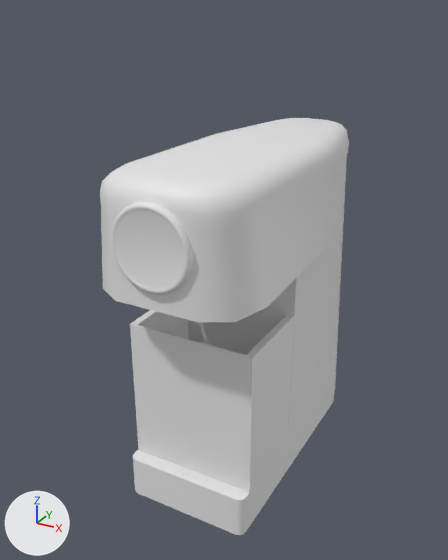
A saved change to the FBX model Assets/_Main/Models/Item/CoffeeMachine.fbx.
Both versions are drawn from a camera (50 mm lens) standing at (0.304, -0.623, 0.532) and looking at (-0.024, -0.028, 0.235). The axes (+X, +Y, +Z) are drawn at lower left. The lights are the same throughout. Where no turn or scale is listed for an object, it has been applied to the vertices.

Names of what the first picture shows: 'CoffeeMachine', 'CoffeeMachineDoor_L', 'CoffeeMachineDoor_R'.
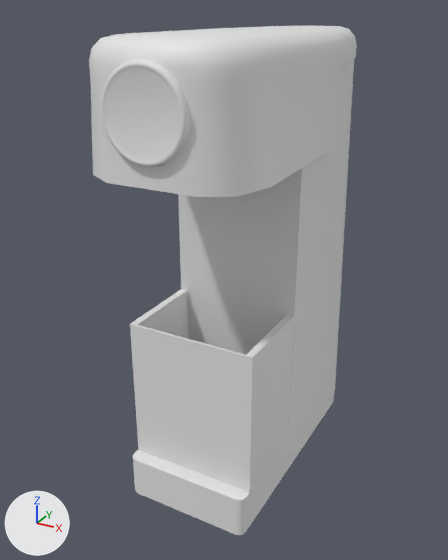
Commit message: Fix CoffeeMachine

Edits to the bpy script that builds the scene:
```text
Change me_cylinder:
    where me_cylinder.from_pydata(...)  # 675 vertices, 609 faces; spans x -0.087..0.087, y -0.209..0.2, z -0.001..0.396
    used by ob_coffeemachine; location = (0.0, 0.0, 0.0)
    before: 65 (-0.074, -0.044, 0.364), 67 (0.074, -0.044, 0.364), 71 (-0.039, 0.181, 0.364), 72 (-0.06, 0.128, 0.364), 73 (-0.053, 0.166, 0.364)
    before: 77 (0.06, 0.128, 0.364), 78 (0.039, 0.181, 0.364), 79 (0.053, 0.166, 0.364) at pixel (347, 148)
    me_cylinder part 1: the loose piece of 88 vertices spanning x -0.087..0.087, y -0.203..0.2, z 0.275..0.396 is moved by (0.0, 0.0, 0.115)
    me_cylinder part 2: the loose piece of 449 vertices spanning x -0.042..0.042, y -0.209..-0.194, z 0.295..0.38 is moved by (0.0, 0.0, 0.115)
    me_cylinder part 3
    add for i in [65, 67, 71, 72, 73, 77, 78, 79]: me_cylinder.vertices[i].co += Vector((0.0, 0.0, 0.115))
```

What differs and where, as boxes (x1, y1, x2, y2) in the pictures (448 x 560 px; the box of a moved part takes in the faces that stretch with it):
'CoffeeMachine', reshaped (8% wider, 22% taller): before (100, 118, 349, 535); after (89, 26, 357, 535)
part 1 of me_cylinder, moved or reshaped: before (100, 118, 349, 322); after (89, 26, 357, 197)
part 2 of me_cylinder, moved or reshaped: before (111, 201, 193, 294); after (101, 59, 190, 167)
part 3 of me_cylinder, moved or reshaped: before (188, 155, 347, 472); after (178, 58, 354, 472)
